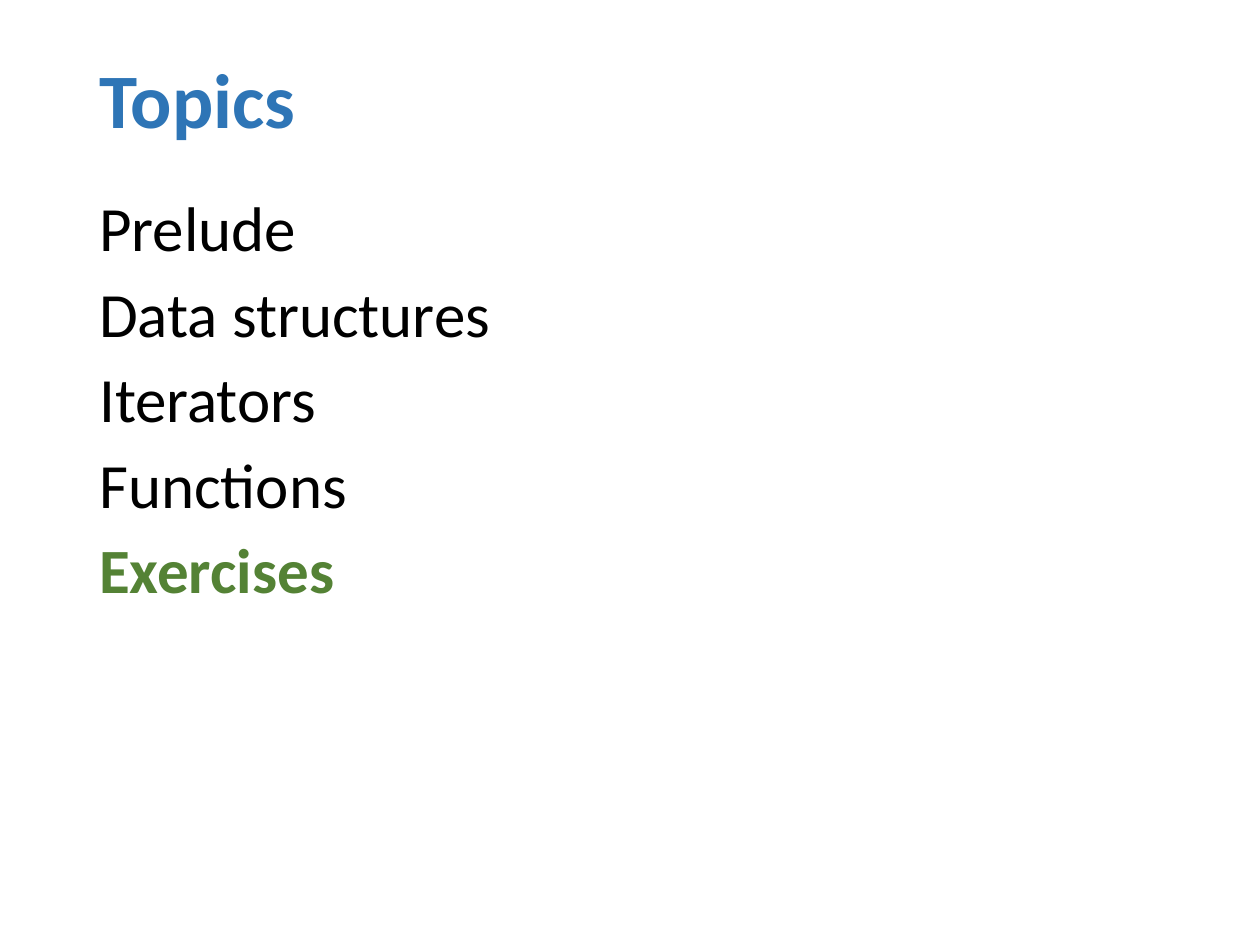
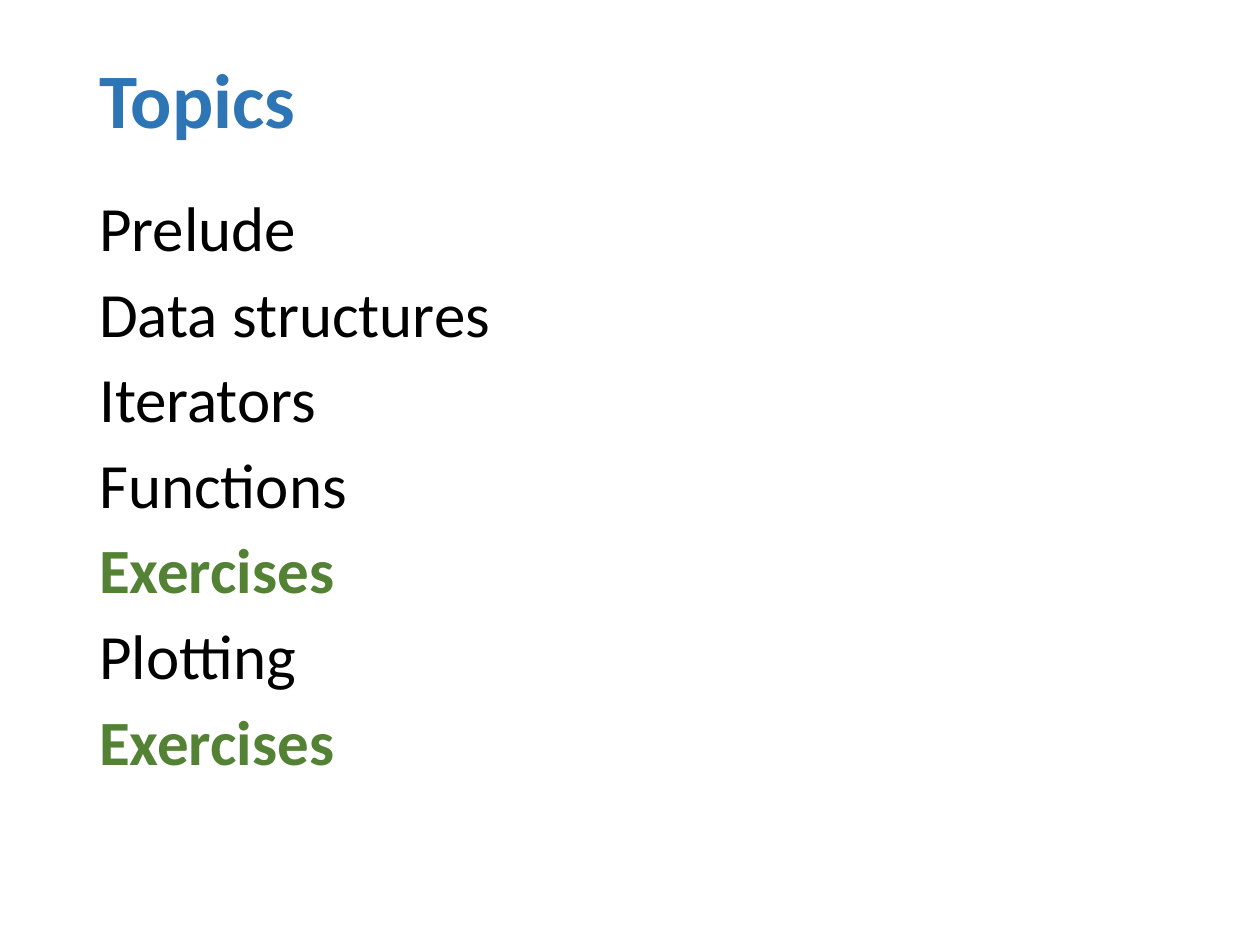
Before and after one commit to rennehan/pagsa-software-plumbing, a slide deck: slide 2 of basic_python.pptx. Drawn at 1260x945 pixels with LibreOffice and Linux fonts; fonts in the diff are those of the drawing. Boxes give left, top, right and bottom in pixels: in the first picture for what was removed or moved away, otherwise in the second. Text is boxed around its words. In the diff, an @@ line names an element or a change of style, - is before the commit and + after.

```diff
--- a/basic_python.pptx
+++ b/basic_python.pptx
@@ text at bbox=[99, 635, 334, 766]: paragraphs added @@
+Plotting
+Exercises
```
Also in this commit, not shown: 2 other slides changed, 4 slides added.
